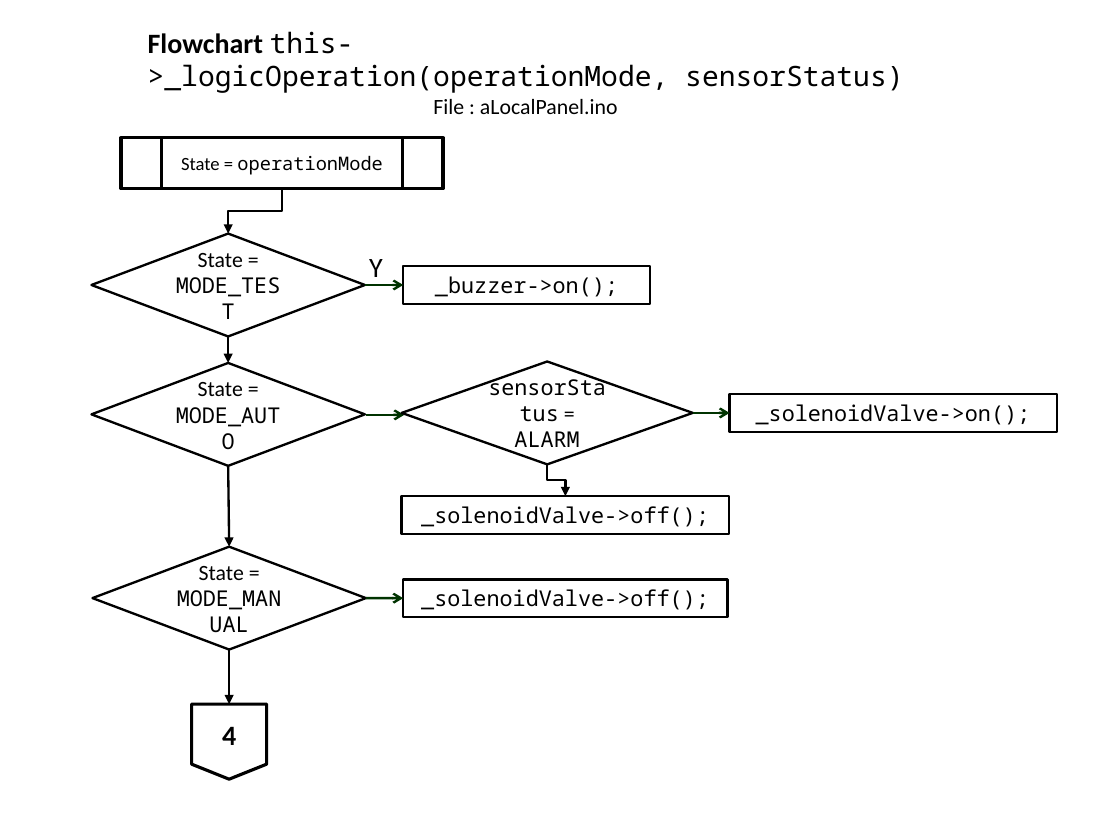
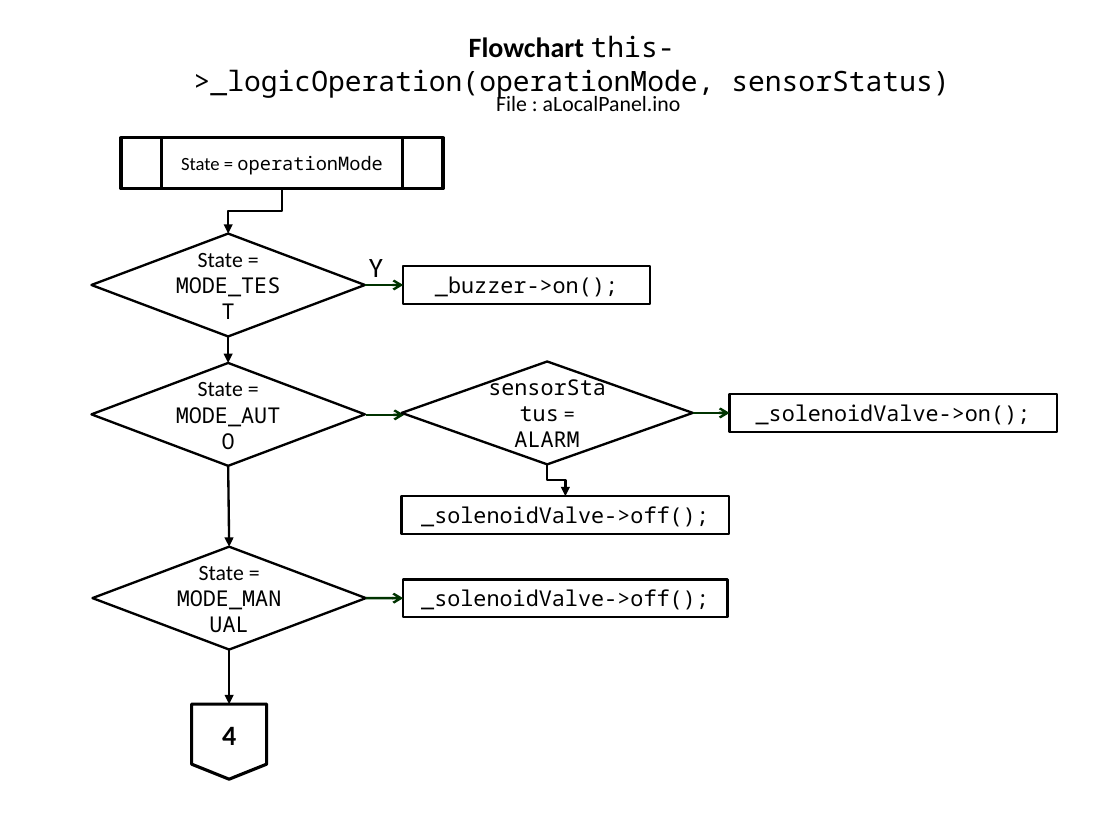
Before and after one commit to slametsampon/WFPS, a slide deck: slide 12 of resources/WFPS.pptx. Drawn at 1120x840 pixels with LibreOffice and Linux fonts; fonts in the diff are those of the drawing; background and template pictures are left out. Boxes give left, top, right and bottom in pixels: in the first picture for what was removed or moved away, otherwise in the second. Text is boxed around its words. In the diff, an @@ line names an element or a change of style, - is before the commit and + after.

Commit message:
Update Flowchart _locPan->menu()

```diff
--- a/resources/WFPS.pptx
+++ b/resources/WFPS.pptx
@@ text at <box>148,31,903,93</box>: paragraph removed @@
-Flowchart this->_logicOperation(operationMode, sensorStatus)
@@ title added at <box>194,35,949,98</box>, 18 pt, text #000000 @@
+Flowchart this->_logicOperation(operationMode, sensorStatus)
@@ text "File : aLocalPanel.ino": place and size @@
-text "File : aLocalPanel.ino" at <box>148,31,903,114</box>
+text "File : aLocalPanel.ino" at <box>496,92,681,111</box>
```
Also in this commit, not shown: 8 other slides changed, 2 slides added.
